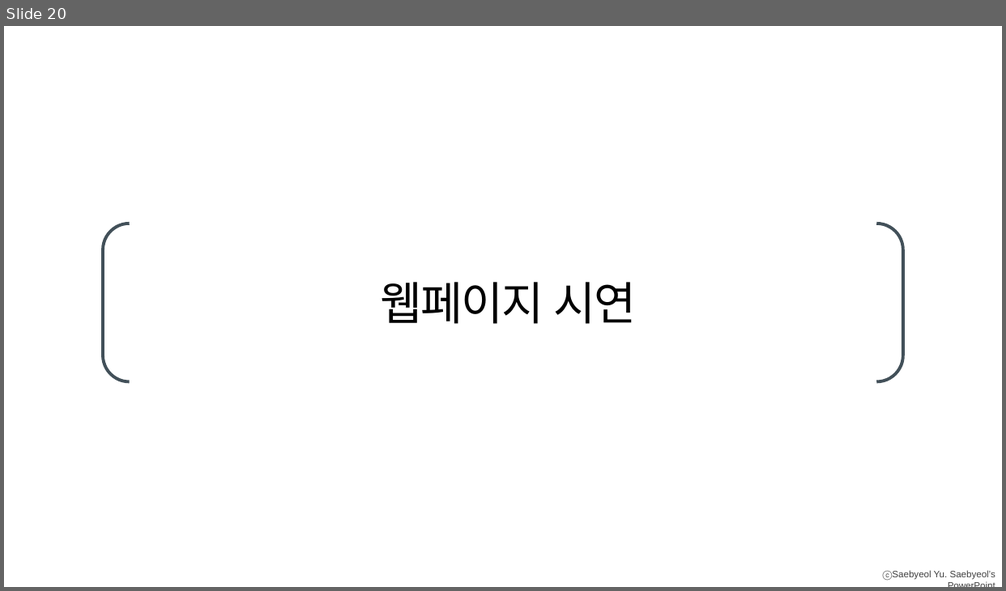
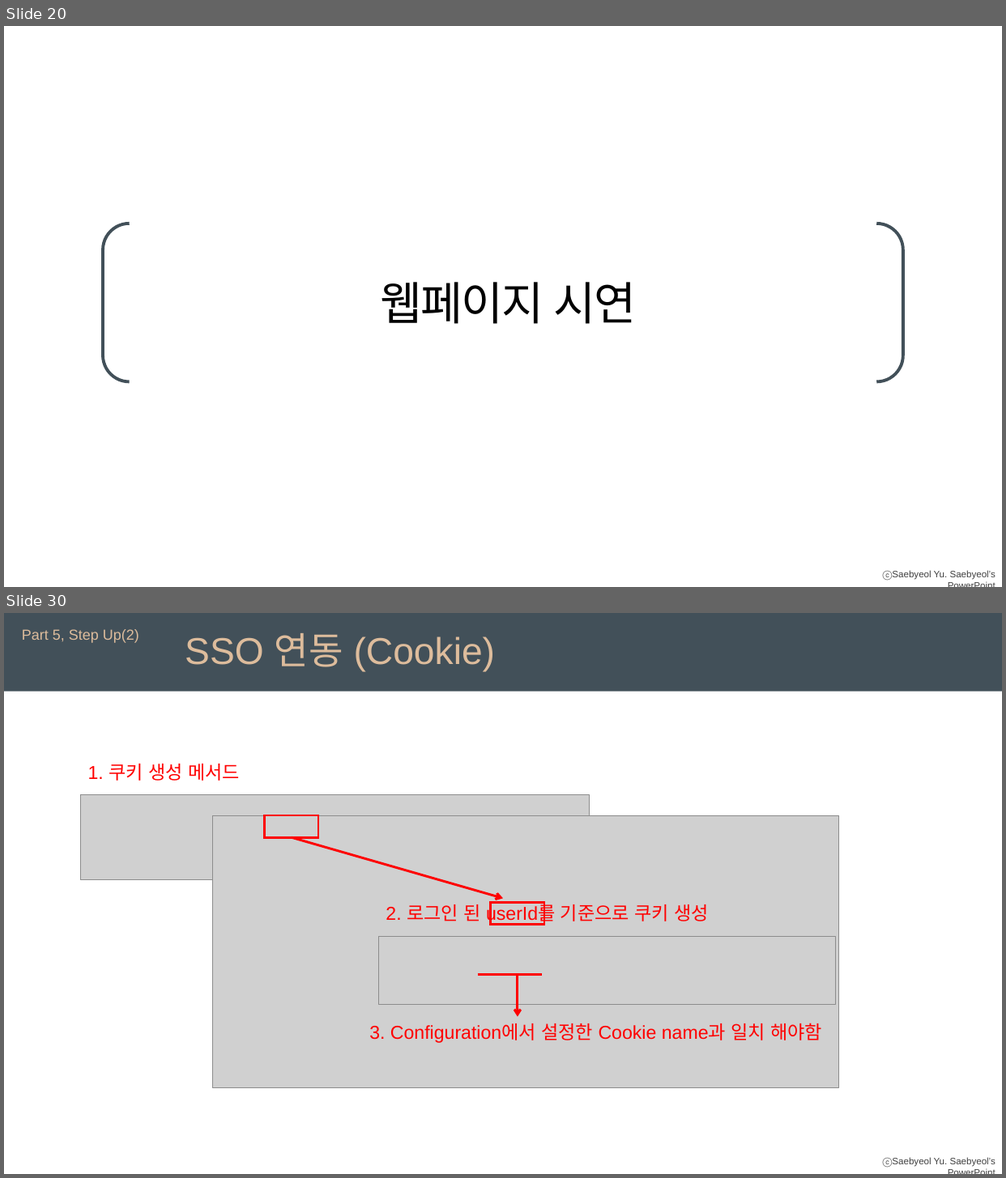
Before and after one commit to arsene-03/MashUp-SpotfireJsApi, a slide deck: Mash-up과제 소개.pptx. Shown one above the other, each under a label of ours: slide 20 before the commit, slides 20 and 30 after it; the slides between them are not shown. The pictures are 1006x591 and 1006x1178 pixels, drawn with LibreOffice and Linux fonts; fonts in the diff are those of the drawing; grey boxes stand for pictures; background and template pictures are left out. Boxes give left, top, right and bottom in pixels: in the first picture for what was removed or moved away, otherwise in the second. Text is boxed around its words. In the diff, an @@ line names an element or a change of style, - is before the commit and + after.

```diff
--- a/Mash-up과제 소개.pptx
+++ b/Mash-up과제 소개.pptx
@@ slide 30 added at [4, 613, 1002, 1174], background #FFFFFF; not listed: 1 template element that a slide beside it also shows @@
@@ rectangle added at [4, 613, 1002, 692], fill #425059 @@
@@ text added at [22, 629, 139, 643], 14 pt, text #DDBC9C @@
+Part 5, Step Up(2)
@@ text added at [185, 633, 495, 672], 36 pt, text #DDBC9C @@
+SSO 연동 (Cookie)
@@ text added at [88, 764, 240, 781], 18 pt, text #FF0000 @@
+1. 쿠키 생성 메서드
@@ picture added at [80, 795, 589, 879] @@
@@ group added at [213, 815, 839, 1088]: 2 pictures, 2 texts, 2 rectangles, 2 arrows, 1 line @@
+2. 로그인 된 userId를 기준으로 쿠키 생성
+3. Configuration에서 설정한 Cookie name과 일치 해야함
```
Also in this commit, not shown: 4 slides changed, 9 other slides added, 2 other files.
